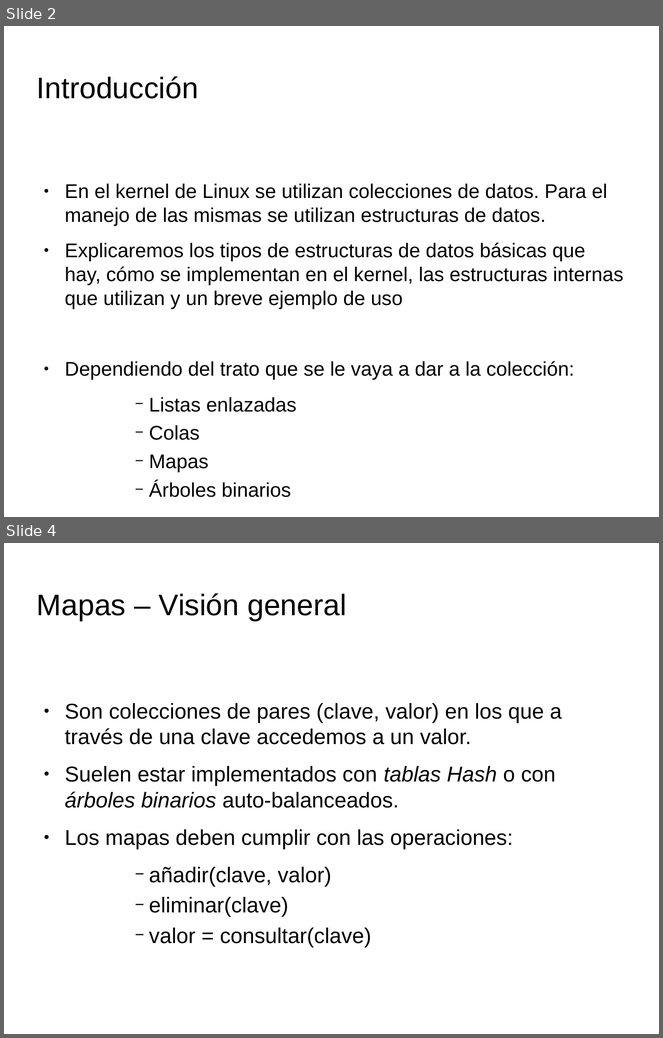
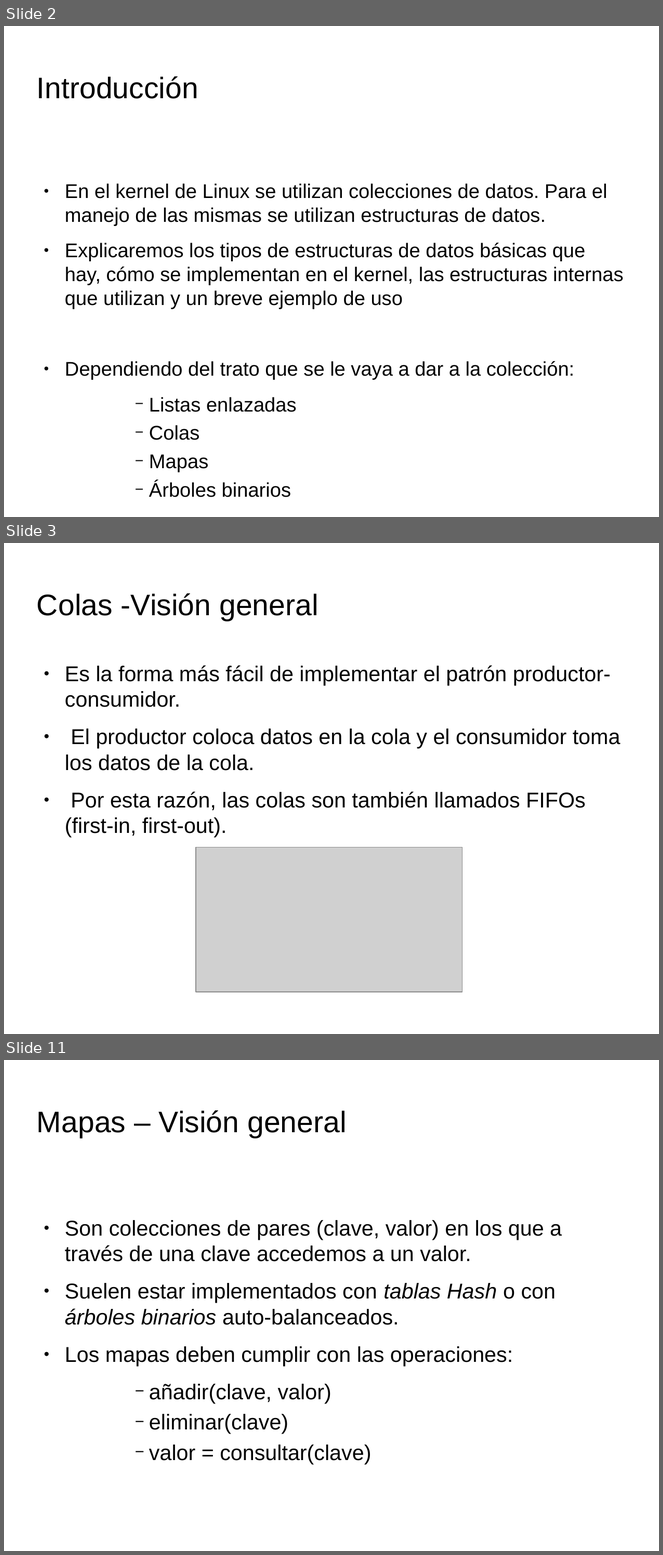
Before and after one commit to tombe85/lin, a slide deck: presentacion/EstructurasDeDatosKernelMigVersion.odp. Shown one above the other, each under a label of ours: slides 2 and 4 before the commit, slides 2, 3 and 11 after it; the slides between them are not shown. The pictures are 663x1038 and 663x1555 pixels, drawn with LibreOffice and Linux fonts; fonts in the diff are those of the drawing; grey boxes stand for pictures; background and template pictures are left out. Boxes give left, top, right and bottom in pixels: in the first picture for what was removed or moved away, otherwise in the second. Text is boxed around its words. In the diff, an @@ line names an element or a change of style, - is before the commit and + after.

Commit message:
Presentacion: añadidas diapos sobre colas en MiguelVersion

```diff
--- a/presentacion/EstructurasDeDatosKernelMigVersion.odp
+++ b/presentacion/EstructurasDeDatosKernelMigVersion.odp
@@ slide 3 added at <box>4,543,659,1034</box>, background picture (left out) @@
@@ title added at <box>37,593,319,621</box>, 36 pt, text #000000 @@
+Colas -Visión general
@@ text added at <box>65,665,621,837</box>, 26 pt, text #000000 @@
+● Es la forma más fácil de implementar el patrón productor-consumidor.
+● El productor coloca datos en la cola y el consumidor toma los datos de la cola.
+● Por esta razón, las colas son también llamados FIFOs (first-in, first-out).
@@ picture added at <box>196,847,463,992</box> @@
@@ what was slide 4 is now slide 11 @@
```
Also in this commit, not shown: 1 slide changed, 7 other slides added, 1 slide removed, 1 other file.
